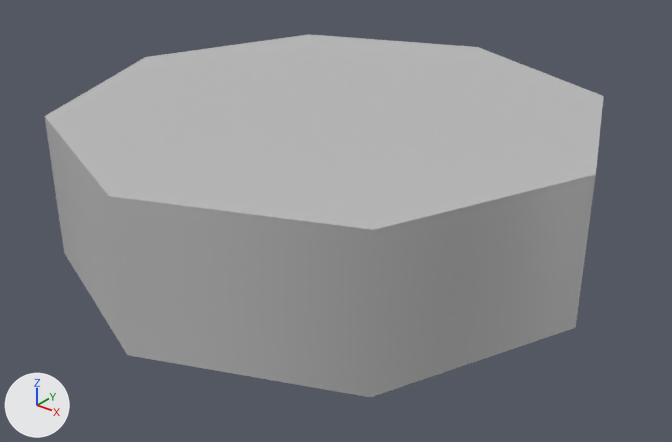
Two versions of the FBX model Unity Files/Assets/PlunderSail/Meshes/OceanStandard/Island_002_OceanStandard_002_MediumSand.fbx, one commit apart.
One viewpoint serves both versions: a 50 mm lens placed at (29.8, -37.0, 24.2), pointed at (1.1, -1.1, 1.9). Every picture has the same lights, and +X, +Y and +Z are marked at lower left. Where no turn or scale is listed for an object, it has been applied to the vertices. Vertices at the same position are counted once.

In view in the first picture: 'Island_002_OceanStandard_002_MediumSand1'.
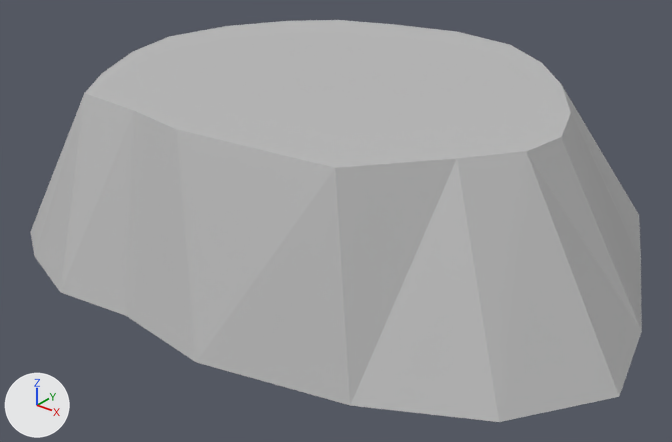
Changed parts and their boxes [x1, y1, x2, y2] in the pictures (672 x 442 px):
'Island_002_OceanStandard_002_MediumSand1', reshaped (9% wider, 11% taller): before [45, 34, 604, 397]; after [30, 20, 642, 422]

Edits to the bpy script that builds the scene:
```text
Add mat_lambert18:
    mat_lambert18 = principled_material('lambert18')
    mat_lambert18.base_color = (0.5, 0.5, 0.5)  # grey #bcbcbc
Change me_mesh:
    used by ob_island_002_oceanstandard_002_mediumsand1; location = (0.0, 0.0, 0.0)
    remove me_mesh.from_pydata(...)  # 18 vertices, 32 faces; spans x -15.0..15.0, y -15.0..15.0, z 0.0..8.0
    remove me_mesh.materials.append(mat_phong1)  # grey #bcbcbc
    add me_mesh.from_pydata(...)  # 42 vertices, 80 faces; spans x -15.5..18.9, y -13.4..16.9, z 0.0..9.2
    me_mesh part 1: the whole mesh is rebuilt
    add me_mesh.materials.append(mat_lambert18)  # grey #bcbcbc
```
